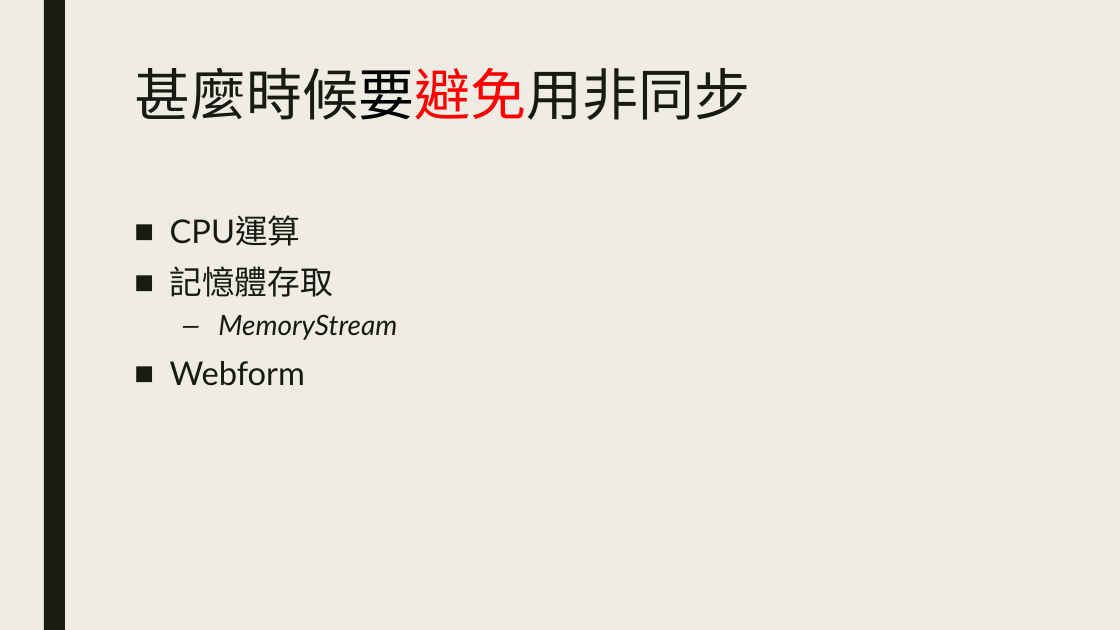
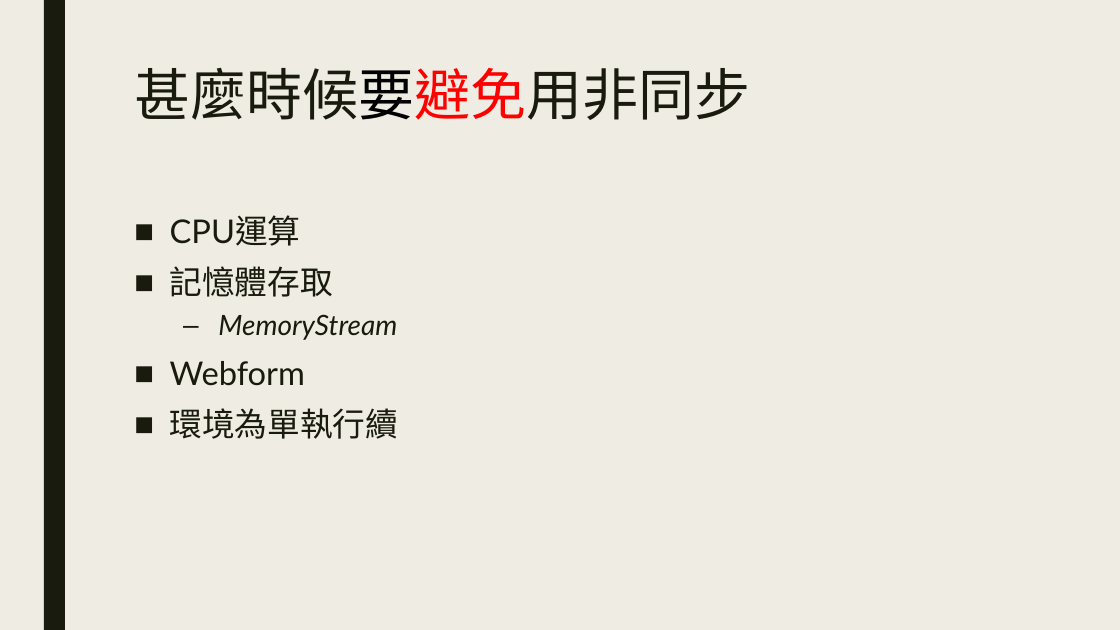
Before and after one commit to ryans610/.NET-Async-Basic, a slide deck: slide 21 of .NET非同步入門.pptx (slide 20 before the commit). Drawn at 1120x630 pixels with LibreOffice and Linux fonts; fonts in the diff are those of the drawing. Boxes give left, top, right and bottom in pixels: in the first picture for what was removed or moved away, otherwise in the second. Text is boxed around its words. In the diff, an @@ line names an element or a change of style, - is before the commit and + after.

```diff
--- a/.NET非同步入門.pptx
+++ b/.NET非同步入門.pptx
@@ text at (170, 408, 398, 439): paragraph added @@
+■ 環境為單執行續
```
Also in this commit, not shown: 7 other slides changed, 2 slides added.
